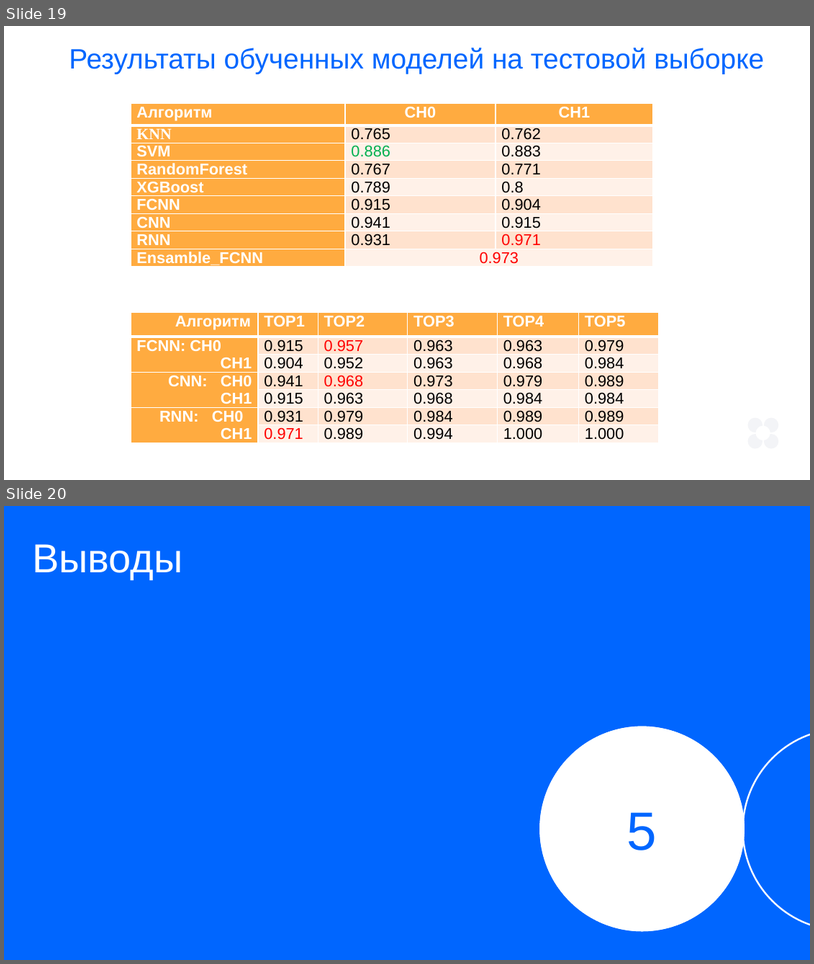
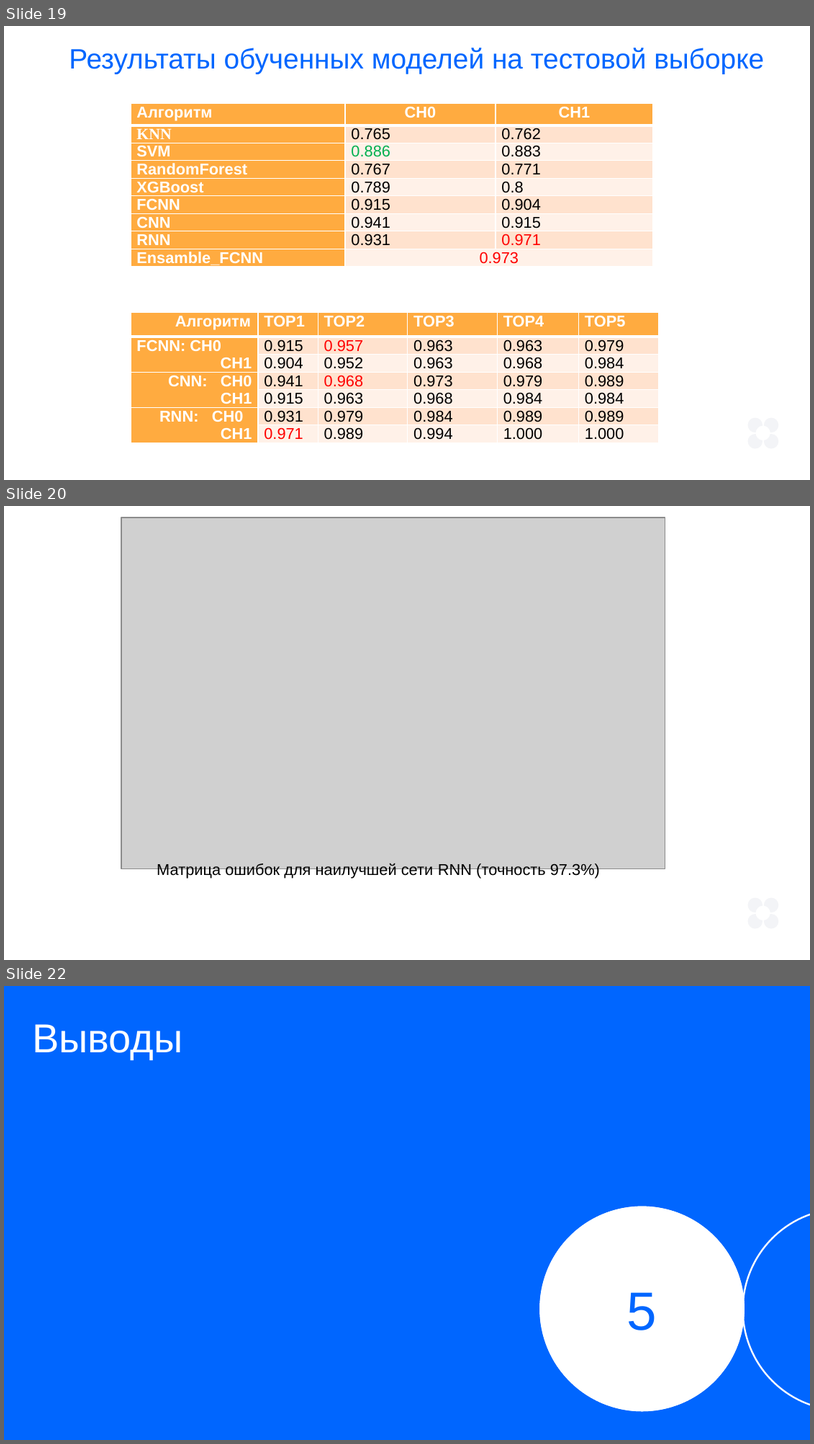
Before and after one commit to ALEXTOL73/Education, a slide deck: Дипломная работа.pptx. Shown one above the other, each under a label of ours: slides 19 and 20 before the commit, slides 19, 20 and 22 after it; the slides between them are not shown. The pictures are 814x964 and 814x1444 pixels, drawn with LibreOffice and Linux fonts; fonts in the diff are those of the drawing; grey boxes stand for pictures. Boxes give left, top, right and bottom in pixels: in the first picture for what was removed or moved away, otherwise in the second. Text is boxed around its words. In the diff, an @@ line names an element or a change of style, - is before the commit and + after.

```diff
--- a/Дипломная работа.pptx
+++ b/Дипломная работа.pptx
@@ slide 20 added at [4, 506, 810, 960], background #FFFFFF; not listed: 4 template elements that a slide beside it also shows @@
@@ picture added at [122, 518, 666, 868] @@
@@ text added at [157, 863, 600, 878], 14 pt, text #000000 @@
+Матрица ошибок для наилучшей сети RNN (точность 97.3%)
@@ what was slide 20 is now slide 22 @@
```
Also in this commit, not shown: 1 other slide added, 3 other files.
